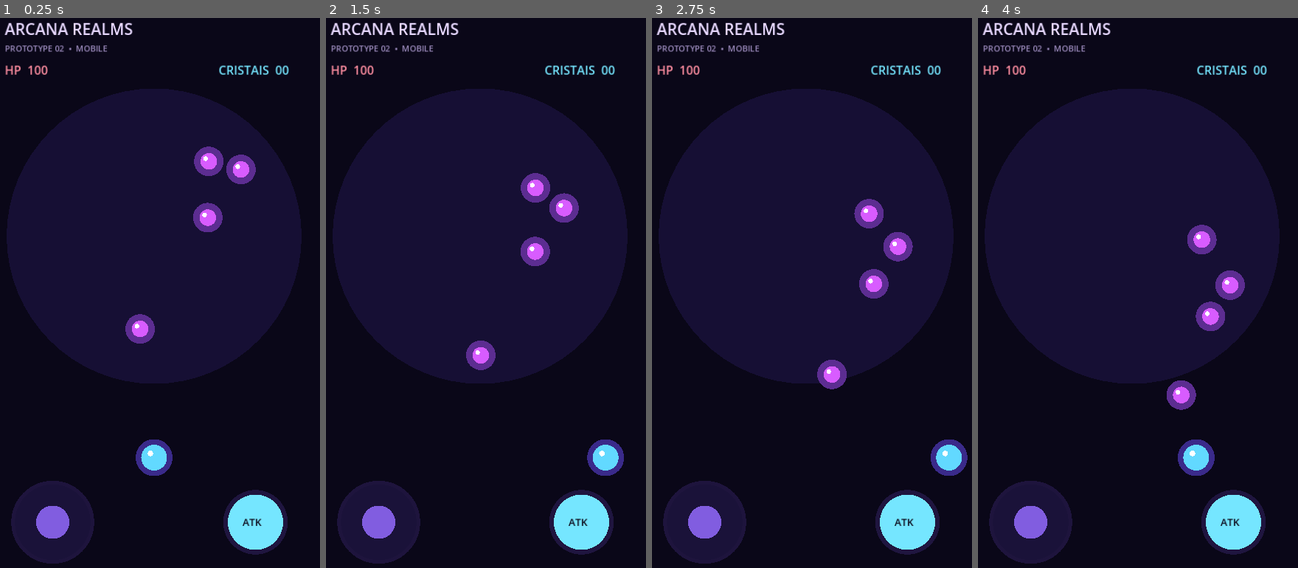
Above: before the commit, frames 1-4 (left to right).
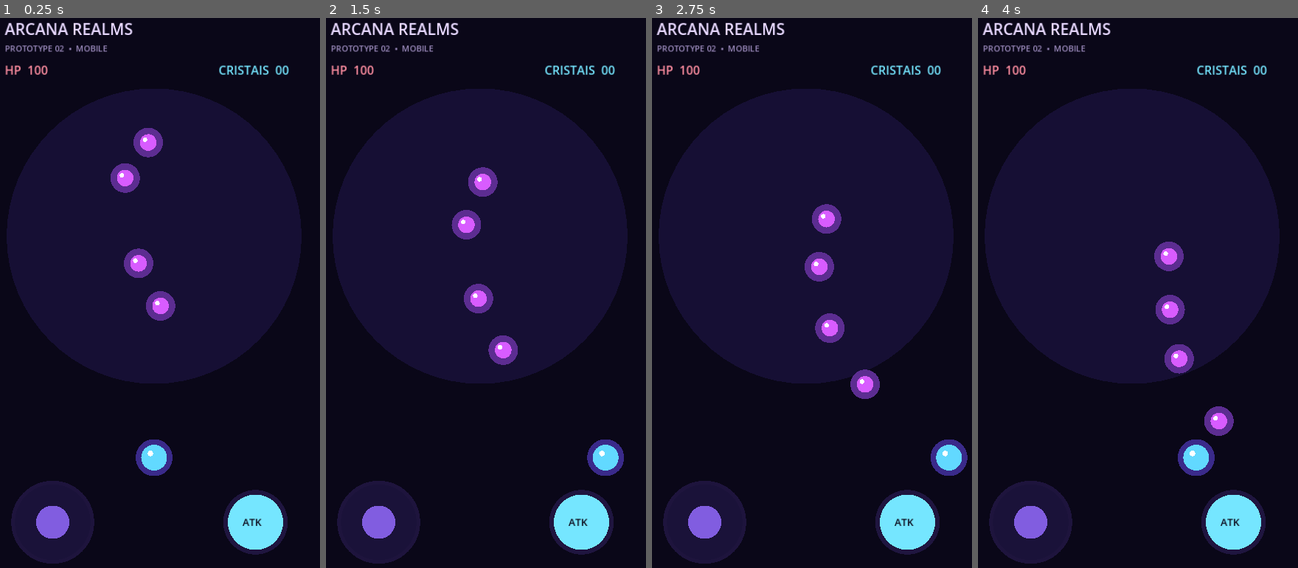
Above: after the commit, the same moments.

Repository: edsonxperia95-ai/Arcana-Realms-Prototype-01
Game: Godot game, scene res://Main.tscn
Two runs of this game, one before a commit and one after it. Both use one fixed random seed, a clock stepped at 60 frames per second and the inputs below.
Inputs (mouse positions are in pixels of both pictures, inside the frame that each line leads up to):
- Up to frame 1 (0.25 s): no input
- Up to frame 2 (1.5 s): move the mouse to (553, 271) at 0.52 s; hold D (move_right) 0.53-1.25 s; click (553, 271) at 0.67 s; drag from (412, 331) to (463, 419) at 1.27 s
- Up to frame 3 (2.75 s): move the mouse to (840, 172) at 2.02 s; hold D (move_right) from 2.03 s (still down)
- Up to frame 4 (4 s): release D (move_right) at 2.75 s; drag from (1115, 419) to (1032, 210) at 2.77 s; move the mouse to (1230, 392) at 3.52 s; hold A (move_left) from 3.53 s (still down)

The runs differ from the first frame. In frame 1, 3.1% of the frame differs, in the area x 34-80%, y 20-60%; in frame 2, 3.0%; in frame 3, 3.1%, in the area x 47-82%, y 32-70%; in frame 4, 3.1%.

Commit message:
Rename node from 'ArcanaRealms' to 'Main'

Diff:
--- a/Main.tscn
+++ b/Main.tscn
@@ -1,6 +1,6 @@
 [gd_scene load_steps=2 format=3]
 
-[ext_resource path="res://Main.gd" type="Script" id="1"]
+[ext_resource type="Script" path="res://Main.gd" id="1"]
 
-[node name="ArcanaRealms" type="Node2D"]
-script = ExtResource("1")
+[node name="Main" type="Node2D"]
+script = ExtResource("1")a
